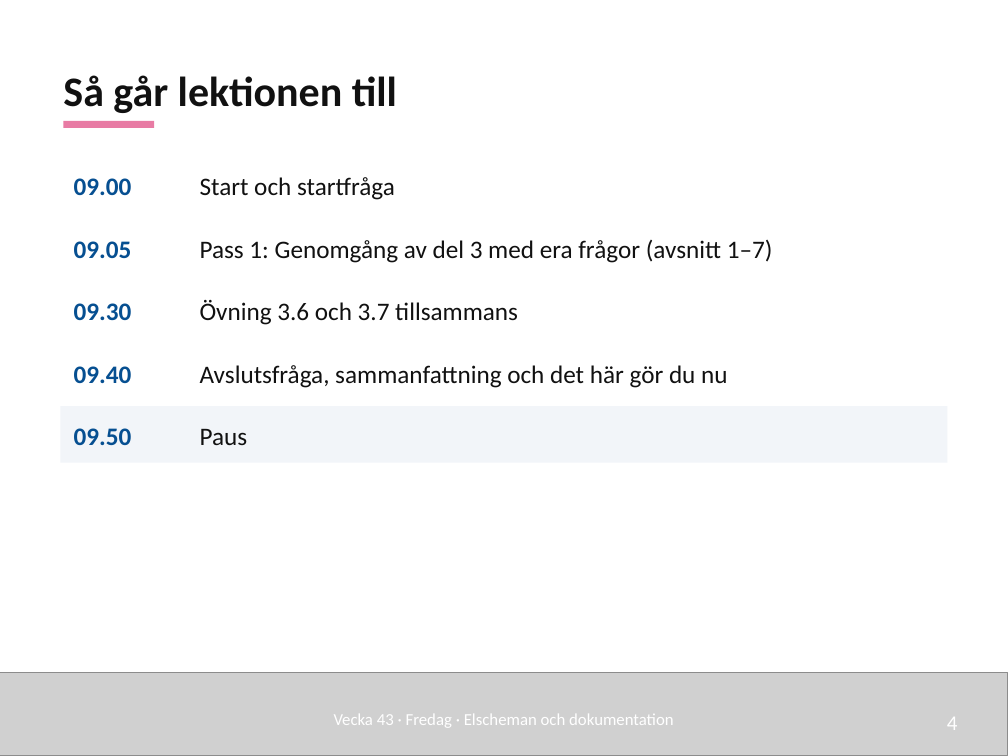
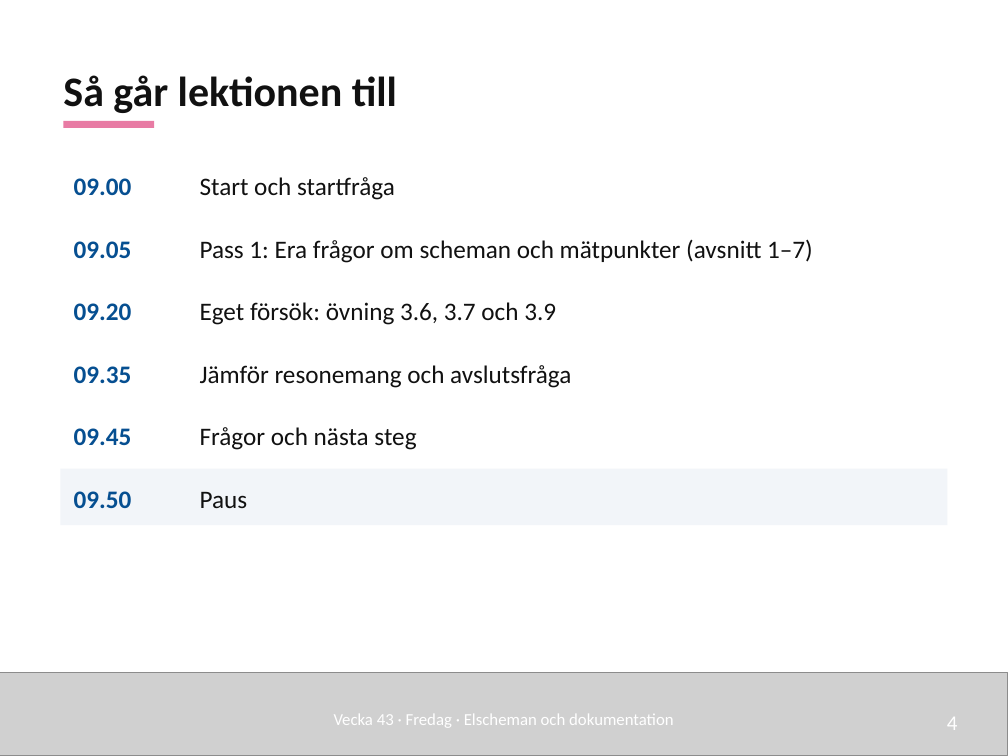
Before and after one commit to nj22az/nj22az.github.io, a slide deck: slide 4 of sjoskolan/vecka-43/aktuell/v43_03_Elscheman_och_dokumentation_elev.pptx. Drawn at 1008x756 pixels with LibreOffice and Linux fonts; fonts in the diff are those of the drawing; grey boxes stand for pictures. Boxes give left, top, right and bottom in pixels: in the first picture for what was removed or moved away, otherwise in the second. Text is boxed around its words. In the diff, an @@ line names an element or a change of style, - is before the commit and + after.

```diff
--- a/sjoskolan/vecka-43/aktuell/v43_03_Elscheman_och_dokumentation_elev.pptx
+++ b/sjoskolan/vecka-43/aktuell/v43_03_Elscheman_och_dokumentation_elev.pptx
@@ text at (200, 239, 813, 263): text changed @@
-Pass 1: Genomgång av del 3 med era frågor (avsnitt 1–7)
+Pass 1: Era frågor om scheman och mätpunkter (avsnitt 1–7)
@@ text at (74, 303, 132, 320): text changed @@
-09.30
+09.20
@@ text at (200, 302, 556, 325): text changed @@
-Övning 3.6 och 3.7 tillsammans
+Eget försök: övning 3.6, 3.7 och 3.9
@@ text at (74, 366, 132, 383): text changed @@
-09.40
+09.35
@@ text at (200, 365, 571, 388): text changed @@
-Avslutsfråga, sammanfattning och det här gör du nu
+Jämför resonemang och avslutsfråga
@@ text added at (74, 428, 132, 445), 18 pt, text #064F91, bold @@
+09.45
@@ text added at (200, 427, 416, 450), 18 pt, text #111111 @@
+Frågor och nästa steg
@@ 2 texts, 1 rectangle: place and size @@
-2 texts, 1 rectangle at (60, 406, 948, 463)
+2 texts, 1 rectangle at (60, 469, 948, 525)
```
Also in this commit, not shown: 2 other slides changed, 54 other files.
